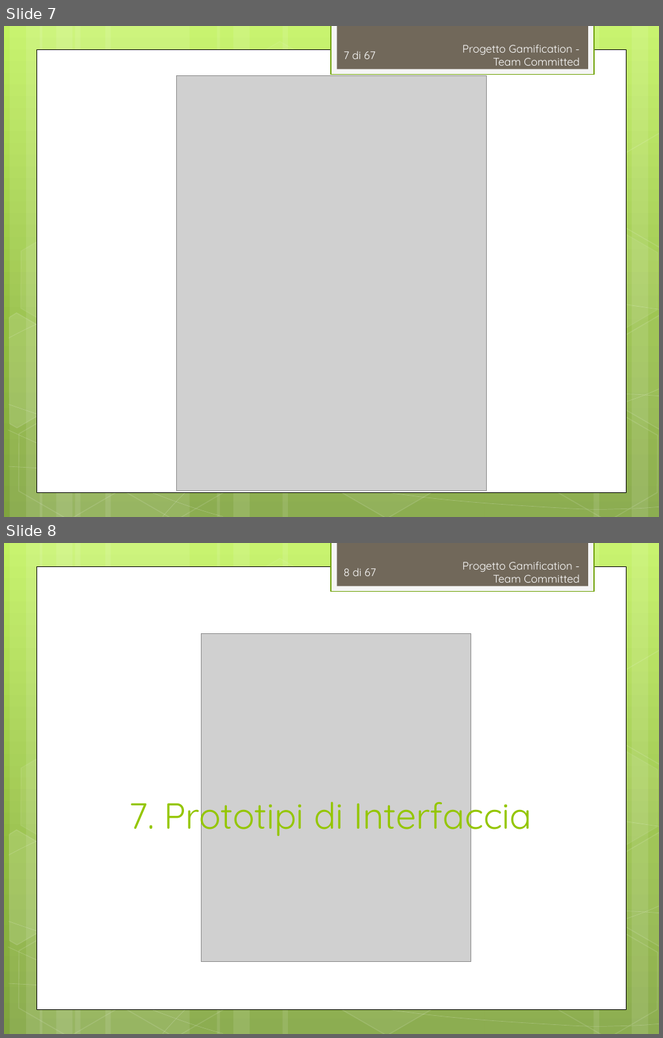
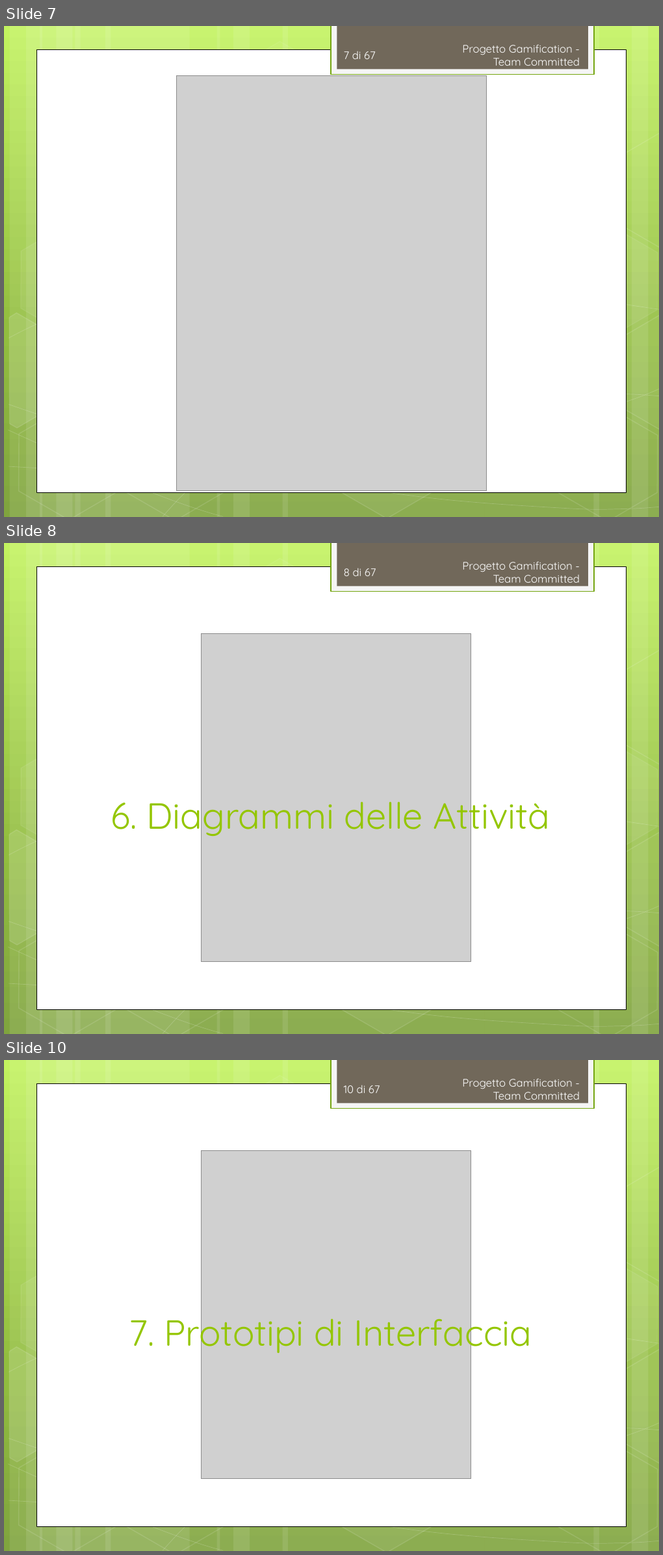
Before and after one commit to TeamCommitted/Team-Committed---Documenti, a slide deck: RP/Esterni/Presentazione/RP-Presentazione.pptx. Shown one above the other, each under a label of ours: slides 7 and 8 before the commit, slides 7, 8 and 10 after it; the slides between them are not shown. The pictures are 663x1038 and 663x1555 pixels, drawn with LibreOffice and Linux fonts; fonts in the diff are those of the drawing; grey boxes stand for pictures. Boxes give left, top, right and bottom in pixels: in the first picture for what was removed or moved away, otherwise in the second. Text is boxed around its words. In the diff, an @@ line names an element or a change of style, - is before the commit and + after.

```diff
--- a/RP/Esterni/Presentazione/RP-Presentazione.pptx
+++ b/RP/Esterni/Presentazione/RP-Presentazione.pptx
@@ slide 8 added at bbox=[4, 543, 659, 1034], background gradient #C3F35F to #93BF3F to #81A53E; not listed: 31 template elements that a slide beside it also shows @@
@@ text added at bbox=[462, 561, 580, 587], 12 pt, text #FEFEFE @@
+Progetto Gamification - Team Committed
@@ page number added at bbox=[344, 568, 376, 576], 12 pt, text #FEFEFE @@
+8 di 67
@@ picture added at bbox=[201, 634, 471, 962] @@
@@ title added at bbox=[111, 791, 550, 839], 40 pt, text #94C600 @@
+6. Diagrammi delle Attività
@@ what was slide 8 is now slide 10 @@
@@ page number at bbox=[344, 1085, 380, 1093]: text changed @@
-8 di 67
+10 di 67
```
Also in this commit, not shown: 1 other slide added, 1 other file.
